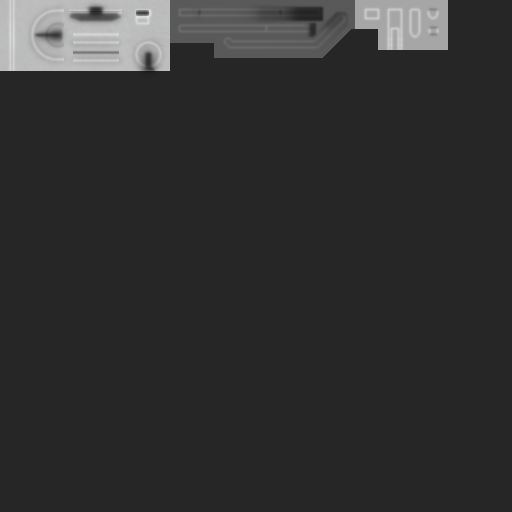
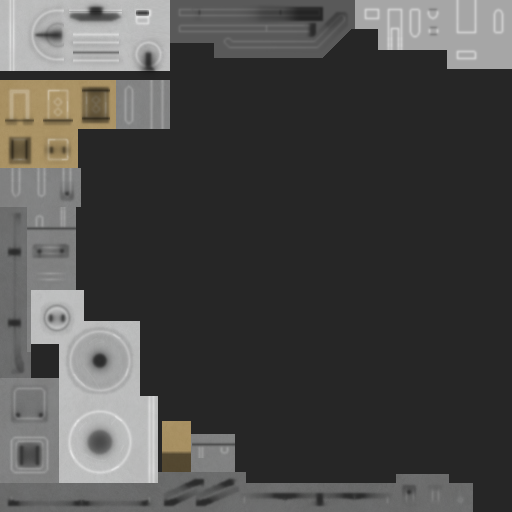
Revision of a layered 512x512 image; what changed, layer by layer:
added layer "Base High" (1st of 2) above "Antenna_2" over [454, 0, 506, 62]
added group "Antenna_2" with 14 layers above "Antenna_2_Stem" over [31, 290, 235, 483]
added layer "Baked AO 1" (1st of 4, in "Antenna_2") (multiply, 60%) in group "Antenna_2" over [37, 299, 136, 397]
added layer "Dish Low 3" (50%) in group "Antenna_2" over [75, 341, 125, 467]
added layer "Dish High 2" (40%) in group "Antenna_2" over [69, 333, 130, 472]
added layer "Dish High 1" in group "Antenna_2" over [66, 328, 157, 483]
added layer "Dish Grime 2" (10%) in group "Antenna_2" over [76, 337, 124, 462]
added layer "Wear" (1st of 5, in "Antenna_2") (20%) in group "Antenna_2" over [31, 290, 235, 483]
added group "Antenna_2_Stem" with 2 layers above "Antenna_2_Side" over [116, 80, 170, 129]
added group "Antenna_2_Side" with 4 layers above "Antenna_2_Arm" over [0, 472, 473, 512]
added layer "Baked AO 1" (2nd of 4, in "Antenna_2_Side") (multiply, 60%) in group "Antenna_2_Side" over [5, 476, 468, 509]
added layer "End High" (25%) in group "Antenna_2_Side" over [8, 494, 466, 506]
added layer "Wear" (3rd of 5, in "Antenna_2_Side") (20%) in group "Antenna_2_Side" over [0, 472, 473, 512]
added group "Antenna_2_Arm" with 10 layers above "Antenna_1_Base" over [0, 80, 116, 483]
added layer "Baked AO 1" (3rd of 4, in "Antenna_2_Arm") (multiply, 60%) in group "Antenna_2_Arm" over [3, 84, 112, 480]
added layer "Plate High 1" (50%) in group "Antenna_2_Arm" over [8, 385, 51, 476]
added layer "Topper Low 1" in group "Antenna_2_Arm" over [5, 87, 110, 162]
added layer "Topper High 2" (20%) in group "Antenna_2_Arm" over [17, 89, 108, 162]
added layer "Topper High 1" (50%) in group "Antenna_2_Arm" over [7, 87, 109, 163]
added layer "Wear" (4th of 5, in "Antenna_2_Arm") (20%) in group "Antenna_2_Arm" over [0, 80, 116, 483]
painted on "b" over [0, 0, 512, 512]
…and 15 more changes (15 added)
